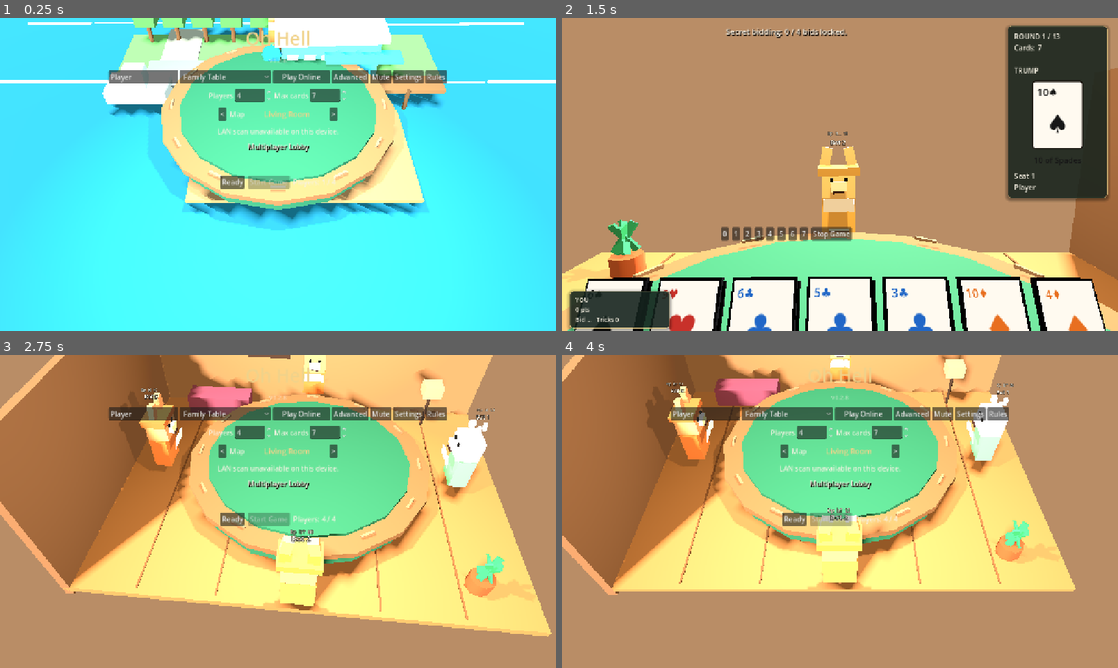
Above: before the commit, frames 1-4 (two rows, left to right).
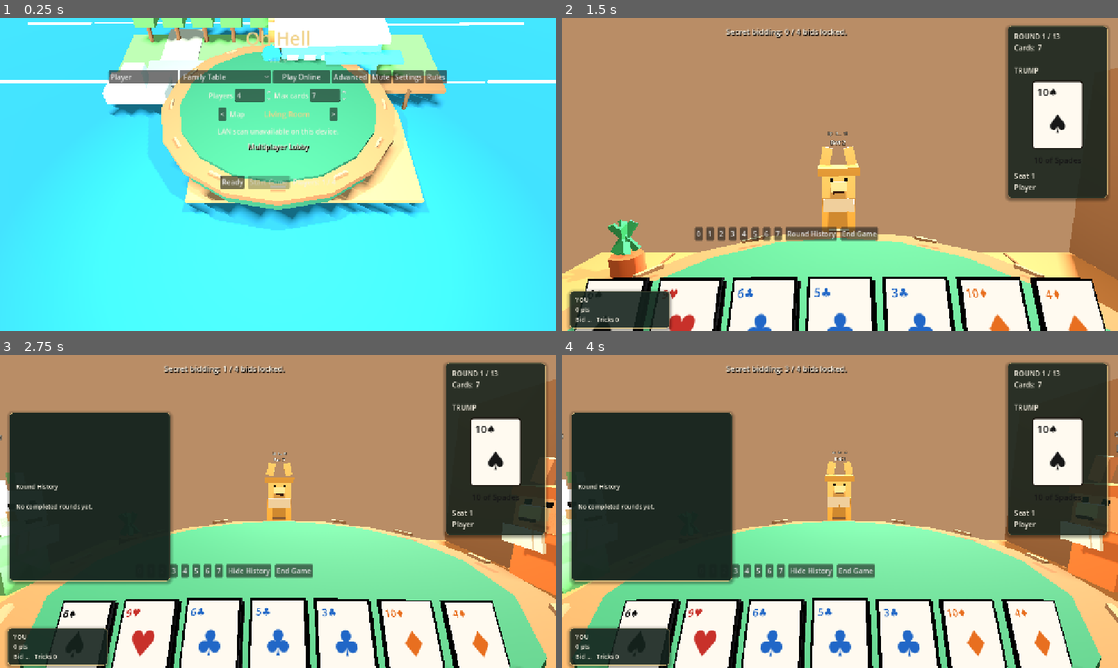
Above: after the commit, the same moments.

Repository: JordanOakFox/oh-hell-godot
Game: Godot game, scene res://scenes/main.tscn
Same seed, same stepped clock (60 frames per second), same inputs: the game is played once before the commit and once after it.
Inputs (mouse positions are in pixels of both pictures, inside the frame that each line leads up to):
- Up to frame 1 (0.25 s): no input
- Up to frame 2 (1.5 s): click "Ready" at 0.5 s; click "Start Game" at 1.25 s
- Up to frame 3 (2.75 s): click (266, 570) at 2 s, where only the run before the commit has a clickable "Stop Game"
- Up to frame 4 (4 s): click (812, 570) at 2.75 s, where only the run after the commit has a clickable "Hide History"; click (812, 570) at 3.5 s, where only the run after the commit has a clickable "Round History"

The runs differ from the first frame. In frame 1, less than 0.1% of the frame differs, in the area x 51-52%, y 13-15%; in frame 2, 1.0%; in frame 3, 98%; in frame 4, 98%, in the area x 0-100%, y 0-100%.

Commit message:
Add round history and hidden emote

Diff:
--- a/scripts/main.gd
+++ b/scripts/main.gd
@@ -1,7 +1,7 @@
 extends Control
 
 const STARTING_NAMES := ["Player 1", "Player 2", "Player 3", "Player 4"]
-const GAME_VERSION := "0.2.8"
+const GAME_VERSION := "0.2.9"
 const ANIMAL_IDS := ["bunny", "lizard", "lion", "tiger", "bear", "fox", "dog", "cat"]
 const BOT_PERSONALITY_IDS := ["casual", "smart", "ruthless"]
 const BOT_PERSONALITY_NAMES := {
@@ -78,6 +78,7 @@
 var advanced_network_visible := false
 var settings_visible := false
 var rules_visible := false
+var round_history_visible := false
 var last_sound_serial := 0
 
 var title_label: Label
@@ -100,6 +101,8 @@
 var animal_picker: OptionButton
 var bot_personality_picker: OptionButton
 var rules_panel: PanelContainer
+var round_history_panel: PanelContainer
+var round_history_label: Label
 var settings_row: HBoxContainer
 var map_row: HBoxContainer
 var map_name_label: Label
@@ -144,6 +147,9 @@
 	_apply_command_line_mode()
 
 func _input(event: InputEvent) -> void:
+	if event is InputEventKey and event.pressed and not event.echo and event.keycode == KEY_I:
+		_request_hidden_emote()
+		return
 	if view_state.is_empty() or view_state.get("phase", "") != "playing":
 		_set_3d_card_hover(-1)
 		return
@@ -391,6 +397,29 @@
 	rules_text.add_theme_color_override("font_color", Color("#f7f1e3"))
 	rules_text.text = "How to play\nBid how many tricks you think you will win this round. Bids are secret until everyone  …(258 unchanged characters)…
 	rules_margin.add_child(rules_text)
+
+	round_history_panel = PanelContainer.new()
+	round_history_panel.set_anchors_preset(Control.PRESET_TOP_LEFT)
+	round_history_panel.offset_left = 22
+	round_history_panel.offset_top = 132
+	round_history_panel.offset_right = 392
+	round_history_panel.offset_bottom = 520
+	round_history_panel.visible = false
+	round_history_panel.add_theme_stylebox_override("panel", _panel_style(Color("#16251ff0"), Color("#f0d28a66"), 8, 1))
+	add_child(round_history_panel)
+
+	var round_history_margin := MarginContainer.new()
+	round_history_margin.add_theme_constant_override("margin_left", 14)
+	round_history_margin.add_theme_constant_override("margin_top", 12)
+	round_history_margin.add_theme_constant_override("margin_right", 14)
+	round_history_margin.add_theme_constant_override("margin_bottom", 12)
+	round_history_panel.add_child(round_history_margin)
+
+	round_history_label = Label.new()
+	round_history_label.autowrap_mode = TextServer.AUTOWRAP_WORD_SMART
+	round_history_label.add_theme_font_size_override("font_size", 14)
+	round_history_label.add_theme_color_override("font_color", Color("#f7f1e3"))
+	round_history_margin.add_child(round_history_label)
 
 	settings_row = HBoxContainer.new()
 	settings_row.alignment = BoxContainer.ALIGNMENT_CENTER
@@ -821,6 +850,7 @@
 		"winners": [],
 		"round_history": [],
 		"sound_event": {},
+		"emote_event": {},
 		"message": "Connecting to host...",
 	}
 	local_hand = []
@@ -861,6 +891,7 @@
 		"winners": [],
 		"round_history": [],
 		"sound_event": {},
+		"emote_event": {},
 		"message": message,
 	}
 	_publish_state()
@@ -902,6 +933,7 @@
 		"winners": [],
 		"round_history": [],
 		"sound_event": {},
+		"emote_event": {},
 		"message": "",
 	}
 	state["scores"].resize(names.size())
@@ -1009,7 +1041,10 @@
 	if table_view_3d:
 		table_view_3d.set_table_state(view_state, my_seat)
 		table_view_3d.set_player_hand(local_hand)
+		if table_view_3d.has_method("set_emote_event"):
+			table_view_3d.set_emote_event(view_state.get("emote_event", {}))
 	_update_music()
+	_sync_round_history_visibility()
 	if fireworks_overlay:
 		fireworks_overlay.set_celebrating(view_state.get("phase", "") == "game_end")
 	if view_state["phase"] == "connecting":
@@ -1018,6 +1053,8 @@
 		hand_box.visible = true
 		player_hud_panel.visible = false
 		right_info_frame.visible = false
+		round_history_visible = false
+		_sync_round_history_visibility()
 		left_stats_label.text = ""
 		right_info_label.text = ""
 		table_label.text = view_state["message"]
@@ -1030,6 +1067,8 @@
 		hand_box.visible = false
 		player_hud_panel.visible = false
 		right_info_frame.visible = false
+		round_history_visible = false
+		_sync_round_history_visibility()
 		left_stats_label.text = ""
 		right_info_label.text = ""
 		_render_lobby()
@@ -1263,11 +1302,17 @@
 		waiting.add_theme_color_override("font_color", Color("#f7f1e3"))
 		action_box.add_child(waiting)
 
-	if _can_host_stop_game():
-		var stop_button := Button.new()
-		stop_button.text = "Stop Game"
-		stop_button.pressed.connect(_host_stop_game)
-		action_box.add_child(stop_button)
+	if view_state.get("phase", "") in ["bidding", "playing", "trick_end", "round_end", "game_end"]:
+		var history_button := Button.new()
+		history_button.text = "Hide History" if round_history_visible else "Round History"
+		history_button.pressed.connect(_toggle_round_history)
+		action_box.add_child(history_button)
+
+	if _can_request_end_game():
+		var end_button := Button.new()
+		end_button.text = "End Game"
+		end_button.pressed.connect(_request_end_game)
+		action_box.add_child(end_button)
 
 func _render_hand() -> void:
 	var hand_signature := _hand_signature(local_hand)
@@ -1414,6 +1459,14 @@
 			return str(view_state["names"][seat])
 	return "Waiting"
 
+func _table_host_seat_from_view() -> int:
+	if view_state.is_empty():
+		return -1
+	for seat in range(view_state["num_players"]):
+		if view_state["connected"][seat] and not (view_state.has("bots") and bool(view_state["bots"][seat])):
+			return seat
+	return -1
+
 func _play_again_count() -> int:
 	if not view_state.has("play_again"):
 		return 0
@@ -1422,6 +1475,44 @@
 		if voted:
 			count += 1
 	return count
+
+func _toggle_round_history() -> void:
+	round_history_visible = not round_history_visible
+	_sync_round_history_visibility()
+	_play_sfx("click")
+
+func _sync_round_history_visibility() -> void:
+	if not round_history_panel:
+		return
+	var phase := str(view_state.get("phase", ""))
+	var can_show := phase in ["bidding", "playing", "trick_end", "round_end", "game_end"]
+	round_history_panel.visible = round_history_visible and can_show
+	if round_history_panel.visible and round_history_label:
+		round_history_label.text = _round_history_text()
+
+func _round_history_text() -> String:
+	var history: Array = view_state.get("round_history", [])
+	var names: Array = view_state.get("names", [])
+	if history.is_empty():
+		return "Round History\n\nNo completed rounds yet."
+	var text := "Round History\n"
+	for summary in history:
+		var round_number := int(summary.get("round_index", 0)) + 1
+		var bids: Array = summary.get("bids", [])
+		var tricks: Array = summary.get("tricks_won", [])
+		var deltas := GameRules.score_deltas(bids, tricks)
+		text += "\nRound %d\n" % round_number
+		for seat in range(min(names.size(), bids.size())):
+			var made := int(bids[seat]) == int(tricks[seat])
+			text += "%s: bid %d, took %d, %s" % [
+				str(names[seat]),
+				int(bids[seat]),
+				int(tricks[seat]),
+				"+%d" % int(deltas[seat]) if made else "miss",
+			]
+			if seat < names.size() - 1:
+				text += "\n"
+	return text
 
 func _selected_map_id() -> String:
 	return MAP_IDS[lobby_map_index % MAP_IDS.size()]
@@ -1469,6 +1560,35 @@
 	var serial := int(state.get("sound_serial", 0)) + 1
 	state["sound_serial"] = serial
 	state["sound_event"] = {"name": name, "serial": serial, "seat": seat}
+
+func _request_hidden_emote() -> void:
+	if view_state.is_empty():
+		return
+	if not (view_state.get("phase", "") in ["bidding", "playing", "trick_end", "round_end", "game_end"]):
+		return
+	if my_seat < 0:
+		return
+	if multiplayer.multiplayer_peer and not multiplayer.is_server():
+		_server_hidden_emote.rpc_id(1)
+	else:
+		_apply_hidden_emote(my_seat)
+
+@rpc("any_peer", "reliable")
+func _server_hidden_emote() -> void:
+	if not multiplayer.is_server():
+		return
+	_apply_hidden_emote(_seat_for_peer(multiplayer.get_remote_sender_id()))
+
+func _apply_hidden_emote(seat: int) -> void:
+	if state.is_empty() or seat < 0 or seat >= int(state.get("num_players", 0)):
+		return
+	if not (state.get("phase", "") in ["bidding", "playing", "trick_end", "round_end", "game_end"]):
+		return
+	var serial := int(state.get("emote_serial", 0)) + 1
+	state["emote_serial"] = serial
+	state["emote_event"] = {"name": "middle_finger", "serial": serial, "seat": seat}
+	_set_sound_event("click", seat)
+	_publish_state()
 
 func _handle_sound_event(event) -> void:
 	if typeof(event) != TYPE_DICTIONARY:
@@ -2472,17 +2592,35 @@
 	state["connected"] = _connected_seats()
 	state["ready"] = _lobby_ready_seats()
 
-func _can_host_stop_game() -> bool:
-	if not multiplayer.multiplayer_peer or not multiplayer.is_server():
+func _can_request_end_game() -> bool:
+	if view_state.is_empty():
 		return false
-	return view_state.get("phase", "") in ["bidding", "playing", "trick_end", "round_end"]
-
-func _host_stop_game() -> void:
+	if not (view_state.get("phase", "") in ["bidding", "playing", "trick_end", "round_end"]):
+		return false
+	if multiplayer.multiplayer_peer and multiplayer.is_server() and not dedicated_server:
+		return true
+	return my_seat == _table_host_seat_from_view()
+
+func _request_end_game() -> void:
+	if multiplayer.multiplayer_peer and not multiplayer.is_server():
+		_server_end_game.rpc_id(1)
+	else:
+		_apply_end_game_request(my_seat)
+
+@rpc("any_peer", "reliable")
+func _server_end_game() -> void:
 	if not multiplayer.is_server():
 		return
+	_apply_end_game_request(_seat_for_peer(multiplayer.get_remote_sender_id()))
+
+func _apply_end_game_request(seat: int) -> void:
 	if not (state.get("phase", "") in ["bidding", "playing", "trick_end", "round_end"]):
 		return
-	_return_to_lobby("Game stopped by host. Ready up to start again.")
+	if dedicated_server and seat != _first_connected_human_seat():
+		return
+	if not dedicated_server and seat != 0:
+		return
+	_return_to_lobby("Game ended by table host. Ready up to start again.")
 
 func _request_play_again() -> void:
 	if multiplayer.multiplayer_peer and not multiplayer.is_server():
@@ -2554,6 +2692,7 @@
 		"winners": [],
 		"round_history": [],
 		"sound_event": {},
+		"emote_event": {},
 		"message": message,
 	}
 	_publish_state()
--- a/scripts/table_view_3d.gd
+++ b/scripts/table_view_3d.gd
@@ -61,6 +61,7 @@
 var table_felt_color := Color("#0b5a3f")
 var table_rail_color := Color("#7a4a28")
 var time := 0.0
+var last_emote_serial := 0
 
 func _ready() -> void:
 	mouse_filter = Control.MOUSE_FILTER_IGNORE
@@ -94,6 +95,7 @@
 	_animate_waves()
 	_animate_flag()
 	_animate_seats()
+	_animate_emotes()
 	_update_camera()
 
 func _input(event: InputEvent) -> void:
@@ -139,6 +141,19 @@
 
 func set_hovered_hand_index(index: int) -> void:
 	hovered_hand_index = index
+
+func set_emote_event(event) -> void:
+	if typeof(event) != TYPE_DICTIONARY:
+		return
+	var serial := int(event.get("serial", 0))
+	if serial <= 0 or serial <= last_emote_serial:
+		return
+	last_emote_serial = serial
+	var seat := int(event.get("seat", -1))
+	if seat < 0 or seat >= seats.size():
+		return
+	if str(event.get("name", "")) == "middle_finger":
+		_show_middle_finger_emote(seat)
 
 func is_mouse_look_enabled() -> bool:
 	return look_enabled
@@ -674,6 +689,11 @@
 	active_marker.position = Vector3(0, 0.02, 0)
 	active_marker.visible = false
 	root.add_child(active_marker)
+
+	var emote_anchor := Node3D.new()
+	emote_anchor.name = "Emote"
+	emote_anchor.position = Vector3(0, 1.12, -0.58)
+	root.add_child(emote_anchor)
 	return root
 
 func _animal_ear_size(animal: String) -> Vector3:
@@ -801,6 +821,71 @@
 		count_label.position = Vector3(0.18, 0.2, 0)
 		pile.add_child(count_label)
 
+func _show_middle_finger_emote(seat: int) -> void:
+	var avatar := seats[seat] as Node3D
+	if not avatar:
+		return
+	var anchor := avatar.get_node_or_null("Emote") as Node3D
+	if not anchor:
+		return
+	for child in anchor.get_children():
+		child.queue_free()
+	var hand := Node3D.new()
+	hand.name = "HiddenHand"
+	hand.set_meta("expires_at", time + 2.6)
+	hand.scale = Vector3(0.1, 0.1, 0.1)
+	anchor.add_child(hand)
+
+	var skin := Color("#f0c494")
+	var palm := _box(Vector3(0.24, 0.26, 0.09), skin)
+	palm.position = Vector3(0, 0.0, 0)
+	hand.add_child(palm)
+
+	var middle := _box(Vector3(0.075, 0.46, 0.07), skin.lightened(0.05))
+	middle.position = Vector3(0, 0.34, 0)
+	hand.add_child(middle)
+
+	for x in [-0.16, -0.08, 0.08, 0.16]:
+		var folded := _box(Vector3(0.065, 0.16, 0.065), skin.darkened(0.03))
+		folded.position = Vector3(x, 0.08, -0.02)
+		folded.rotation_degrees.z = 12.0 if x < 0 else -12.0
+		hand.add_child(folded)
+
+	var thumb := _box(Vector3(0.08, 0.2, 0.07), skin.darkened(0.02))
+	thumb.position = Vector3(-0.2, -0.01, 0)
+	thumb.rotation_degrees.z = 52.0
+	hand.add_child(thumb)
+
+	var label := Label3D.new()
+	label.text = "!"
+	label.font_size = 30
+	label.modulate = Color("#f0d28a")
+	label.outline_size = 4
+	label.outline_modulate = Color("#17110c")
+	label.billboard = BaseMaterial3D.BILLBOARD_ENABLED
+	label.no_depth_test = true
+	label.position = Vector3(0.22, 0.58, 0)
+	hand.add_child(label)
+
+func _animate_emotes() -> void:
+	for avatar in seats:
+		if not avatar:
+			continue
+		var anchor := avatar.get_node_or_null("Emote") as Node3D
+		if not anchor:
+			continue
+		for child in anchor.get_children():
+			var expires := float(child.get_meta("expires_at", 0.0))
+			if expires > 0.0 and time > expires:
+				child.queue_free()
+				continue
+			var remaining := maxf(0.0, expires - time)
+			var appear := clampf(1.0 - remaining / 2.6, 0.0, 1.0)
+			var pop := minf(1.0, appear * 8.0)
+			child.scale = Vector3.ONE * (0.78 + pop * 0.42)
+			child.position.y = 0.05 + absf(sin(time * 6.0)) * 0.04
+			child.rotation_degrees = Vector3(-10.0, sin(time * 13.0) * 4.0, sin(time * 10.0) * 6.0)
+
 func _update_trick(table_state: Dictionary) -> void:
 	for child in trick_root.get_children():
 		child.queue_free()
Not shown, changed: export_presets.cfg
Not shown, changed: README.md
